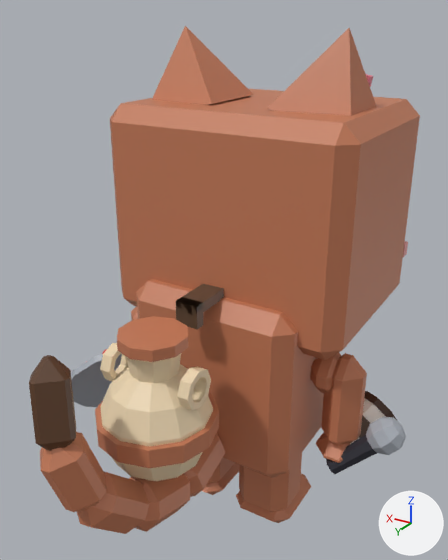
Before and after pictures for a commit that changed the FBX model assets/cat-cafe/exports/CatCafe_Cat_Clay_Work.fbx.
Both versions are drawn from a 50 mm camera at (-0.0107, 0.0183, 0.0197) aimed at (0.0002, 0.0002, 0.0106). Every picture has the same lights, and +X, +Y and +Z are marked at lower right. The picture after the commit comes second. Where no turn or scale is listed for an object, it has been applied to the vertices.

Before the edit, the objects in view are built like this:
```python
me_catcafe_cat_clay_work_body = bpy.data.meshes.new('CatCafe_Cat_Clay_Work_Body')
me_catcafe_cat_clay_work_body.from_pydata(...)  # 80 vertices, 84 faces; spans x -0.00465..0.00466, y -0.00356..0.00204, z 0.00361..0.01045
me_catcafe_cat_clay_work_body.materials.append(mat_catcafe_palette)
me_catcafe_cat_clay_work_legb1 = bpy.data.meshes.new('CatCafe_Cat_Clay_Work_LegB1')
me_catcafe_cat_clay_work_legb1.from_pydata(...)  # 40 vertices, 44 faces; spans x -0.00128..0.00128, y -0.00209..0.00114, z -0.00418..0.0
me_catcafe_cat_clay_work_legb1.materials.append(mat_catcafe_palette)
me_catcafe_cat_clay_work_prop = bpy.data.meshes.new('CatCafe_Cat_Clay_Work_Prop')
me_catcafe_cat_clay_work_prop.from_pydata(...)  # 240 vertices, 232 faces; spans x -0.00204..0.00204, y 0.00076..0.00684, z 0.00522..0.01078
me_catcafe_cat_clay_work_prop.materials.append(mat_catcafe_palette)
ob_catcafe_cat_clay_work_body = bpy.data.objects.new('CatCafe_Cat_Clay_Work_Body', me_catcafe_cat_clay_work_body)
ob_catcafe_cat_clay_work_body.location = (0.0, 0.0, 0.0)
ob_catcafe_cat_clay_work_legb1 = bpy.data.objects.new('CatCafe_Cat_Clay_Work_LegB1', me_catcafe_cat_clay_work_legb1)
ob_catcafe_cat_clay_work_legb1.location = (0.00162, -0.00057, 0.00418)
ob_catcafe_cat_clay_work_prop = bpy.data.objects.new('CatCafe_Cat_Clay_Work_Prop', me_catcafe_cat_clay_work_prop)
ob_catcafe_cat_clay_work_prop.location = (0.0, 0.0, 0.0)
# also in view: 'CatCafe_Cat_Clay_Work_EarL' at (0.0026, -0.002, 0.0177); 'CatCafe_Cat_Clay_Work_EarR' at (-0.0026, -0.002, 0.0177); 'CatCafe_Cat_Clay_Work_LegF2' at (-0.0045, -0.0007, 0.0061); 'CatCafe_Cat_Clay_Work_Held_Barista' at (-0.0051, -0.0017, 0.0048); 'CatCafe_Cat_Clay_Work_Held_Waiter' at (0.0062, -0.0008, 0.0039)
```
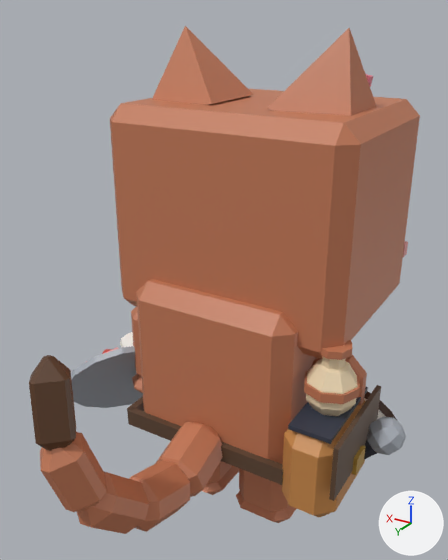
Location of each change, [x1, y1, x2, y2] in pixels of the pictures (448 x 560 px):
```json
{"object": "CatCafe_Cat_Clay_Work_Body", "change": "reshaped", "before": [136, 279, 341, 478], "after": [127, 279, 381, 518], "on screen": "24% wider, 20% taller"}
{"object": "CatCafe_Cat_Clay_Work_Prop", "change": "deleted", "before": [95, 284, 224, 481], "on screen": "beige"}
{"part": 1, "of": "me_catcafe_cat_clay_work_body", "change": "added", "after": [128, 407, 283, 485], "on screen": "brown"}
{"part": 2, "of": "me_catcafe_cat_clay_work_body", "change": "added", "after": [127, 396, 144, 413]}
{"part": 3, "of": "me_catcafe_cat_clay_work_body", "change": "added", "after": [329, 385, 381, 501], "on screen": "brown"}
{"part": 4, "of": "me_catcafe_cat_clay_work_body", "change": "added", "after": [351, 445, 366, 475]}
{"part": 5, "of": "me_catcafe_cat_clay_work_body", "change": "added", "after": [288, 387, 368, 444]}
{"part": 6, "of": "me_catcafe_cat_clay_work_body", "change": "added", "after": [306, 359, 358, 416], "on screen": "beige"}
{"part": 7, "of": "me_catcafe_cat_clay_work_body", "change": "added", "after": [318, 340, 352, 360]}
{"part": 8, "of": "me_catcafe_cat_clay_work_body", "change": "added", "after": [322, 356, 346, 370], "on screen": "mostly hidden"}
{"part": 9, "of": "me_catcafe_cat_clay_work_body", "change": "added", "after": [304, 371, 360, 404], "on screen": "brown"}
{"part": 10, "of": "me_catcafe_cat_clay_work_body", "change": "added", "after": [281, 400, 365, 518], "on screen": "brown"}
{"object": "CatCafe_Cat_Clay_Work_LegF2", "change": "unchanged, covered by the edit", "before": [316, 353, 367, 463], "after": [345, 355, 367, 406]}
```

The change, as JSON lines over the scene's bpy script:
```json
{"block": "me_catcafe_cat_clay_work_body", "where": "# used by ob_catcafe_cat_clay_work_body; location = (0.0, 0.0, 0.0)"}
{"op": "remove", "block": "me_catcafe_cat_clay_work_body", "code": "me_catcafe_cat_clay_work_body.from_pydata(...)  # 80 vertices, 84 faces; spans x -0.00465..0.00466, y -0.00356..0.00204, z 0.00361..0.01045"}
{"op": "add", "block": "me_catcafe_cat_clay_work_body", "code": "me_catcafe_cat_clay_work_body.from_pydata(...)  # 234 vertices, 216 faces; spans x -0.00575..0.00466, y -0.00356..0.00282, z 0.00334..0.01045"}
{"block": "me_catcafe_cat_clay_work_body", "change": "me_catcafe_cat_clay_work_body part 1: a new loose piece, a box spanning x -0.00347..0.00347, y 0.00201..0.0023, z 0.00423..0.00489, in mat_catcafe_palette"}
{"block": "me_catcafe_cat_clay_work_body", "change": "me_catcafe_cat_clay_work_body part 2: a new loose piece, a box spanning x 0.0033..0.00358, y -0.00332..0.00218, z 0.00423..0.00489, in mat_catcafe_palette"}
{"block": "me_catcafe_cat_clay_work_body", "change": "me_catcafe_cat_clay_work_body part 3: a new loose piece, a box spanning x -0.00561..-0.00544, y -0.00145..0.00282, z 0.00492..0.00699, in mat_catcafe_palette"}
{"block": "me_catcafe_cat_clay_work_body", "change": "me_catcafe_cat_clay_work_body part 4: a new loose piece, a box spanning x -0.00575..-0.00558, y 0.00027..0.0011, z 0.00479..0.00547, in mat_catcafe_palette"}
{"block": "me_catcafe_cat_clay_work_body", "change": "me_catcafe_cat_clay_work_body part 5: a new loose piece, a box spanning x -0.00521..-0.0037, y -0.00111..0.00247, z 0.00684..0.007, in mat_catcafe_palette"}
{"block": "me_catcafe_cat_clay_work_body", "change": "me_catcafe_cat_clay_work_body part 6: a new loose piece, a UV sphere (8 segments, 5 rings, poles along z) spanning x -0.00537..-0.00354, y -0.00023..0.0016, z 0.00664..0.00886, in mat_catcafe_palette"}
{"block": "me_catcafe_cat_clay_work_body", "change": "me_catcafe_cat_clay_work_body part 7: a new loose piece, an 8-sided cylinder along z spanning x -0.00507..-0.00383, y 0.00006..0.0013, z 0.00919..0.00947, in mat_catcafe_palette"}
{"block": "me_catcafe_cat_clay_work_body", "change": "me_catcafe_cat_clay_work_body part 8: a new loose piece, an 8-sided cylinder along z spanning x -0.00487..-0.00404, y 0.00027..0.0011, z 0.00844..0.00926, in mat_catcafe_palette"}
{"block": "me_catcafe_cat_clay_work_body", "change": "me_catcafe_cat_clay_work_body part 9: a new loose piece, an 8-sided cylinder along z spanning x -0.00546..-0.00345, y -0.00032..0.00169, z 0.00771..0.00806, in mat_catcafe_palette"}
{"block": "me_catcafe_cat_clay_work_body", "change": "me_catcafe_cat_clay_work_body part 10: a new loose piece of 24 vertices spanning x -0.00549..-0.00342, y -0.00138..0.00275, z 0.00334..0.00692, in mat_catcafe_palette"}
{"block": "me_catcafe_cat_clay_work_body", "change": "other edits to the shape of me_catcafe_cat_clay_work_body do not show in these pictures"}
{"op": "remove", "block": "ob_catcafe_cat_clay_work_prop", "code": ["ob_catcafe_cat_clay_work_prop = bpy.data.objects.new('CatCafe_Cat_Clay_Work_Prop', me_catcafe_cat_clay_work_prop)", "ob_catcafe_cat_clay_work_prop.location = (0.0, 0.0, 0.0)"]}
```
